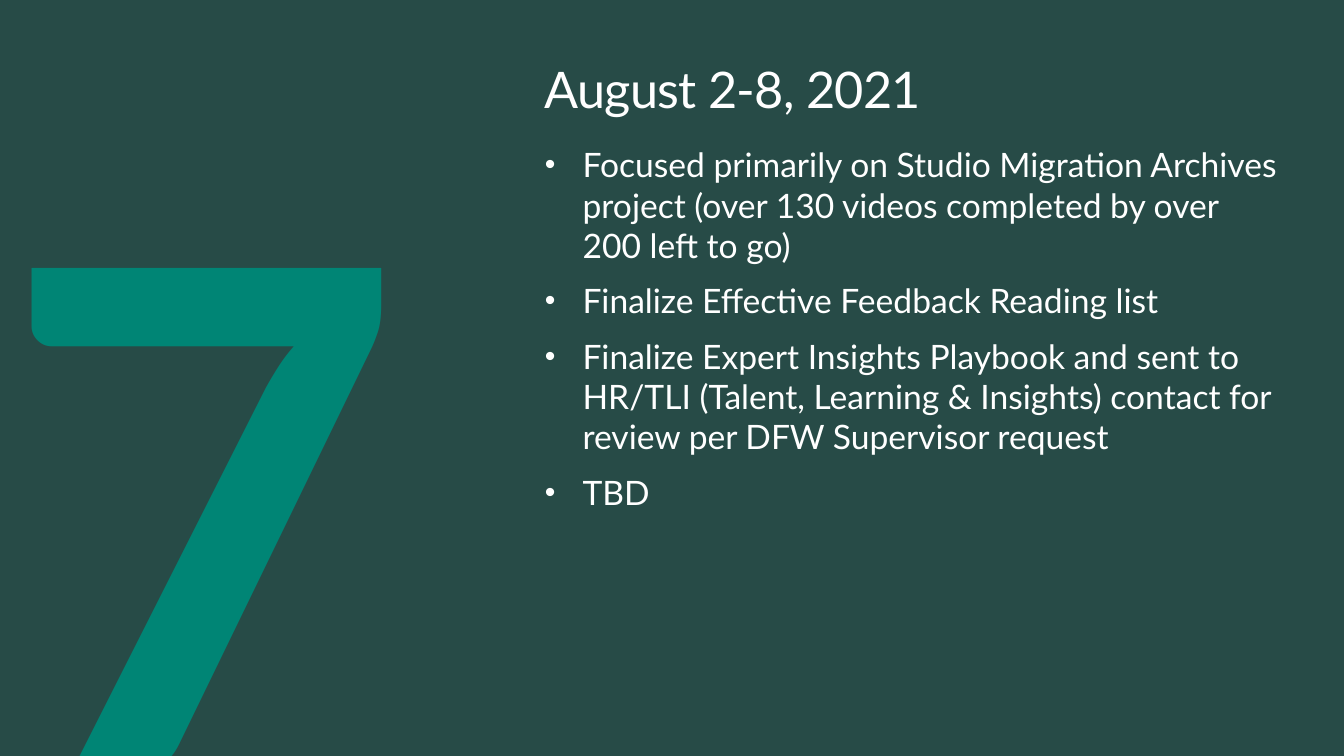
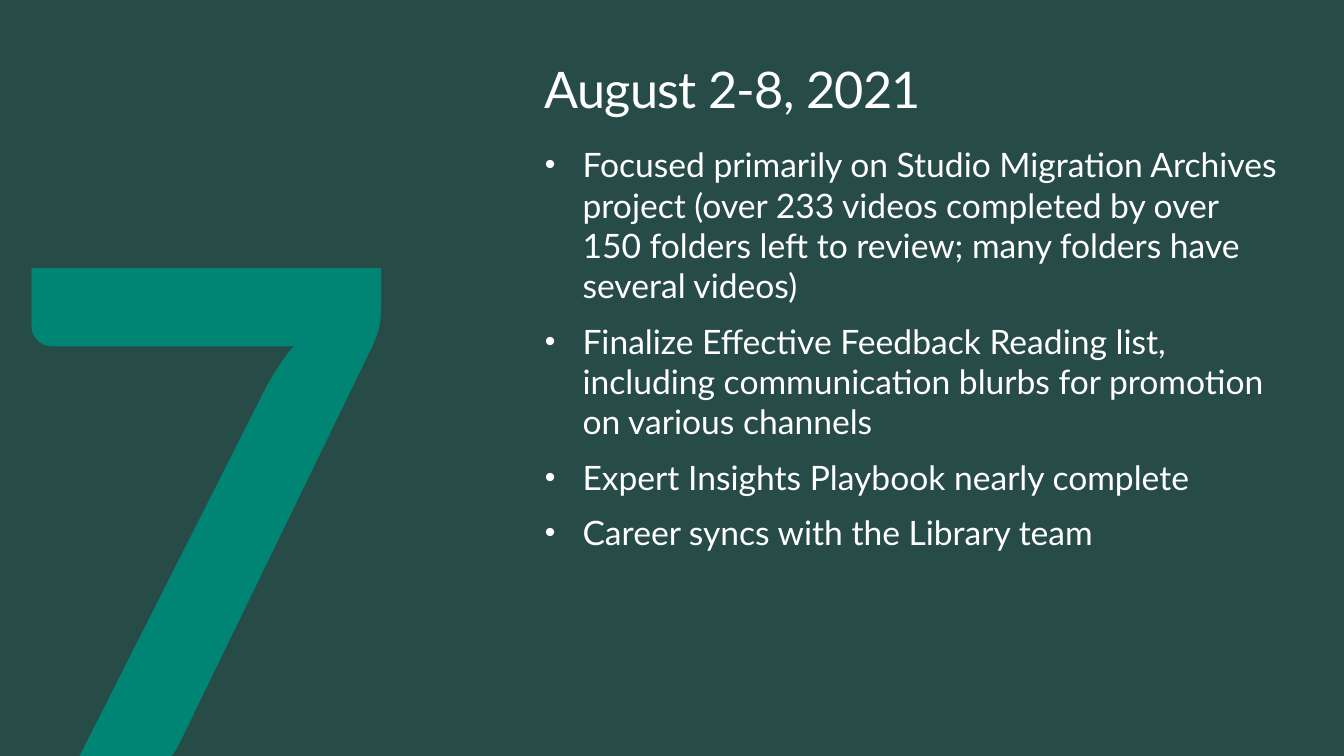
Before and after one commit to ewhinihan/dfw_mslibrary, a slide deck: slide 16 of DFW_MSLibraryArchives_WeeklyLearnings.pptx. Drawn at 1344x756 pixels with LibreOffice and Linux fonts; fonts in the diff are those of the drawing; background and template pictures are left out. Boxes give left, top, right and bottom in pixels: in the first picture for what was removed or moved away, otherwise in the second. Text is boxed around its words. In the diff, an @@ line names an element or a change of style, - is before the commit and + after.

```diff
--- a/DFW_MSLibraryArchives_WeeklyLearnings.pptx
+++ b/DFW_MSLibraryArchives_WeeklyLearnings.pptx
@@ text at (583,152,1276,551): text changed @@
-• Focused primarily on Studio Migration Archives project (over 130 videos completed by over 200 left to go)
-• Finalize Effective Feedback Reading list
-• Finalize Expert Insights Playbook and sent to HR/TLI (Talent, Learning & Insights) contact for review per DFW Supervisor request
-• TBD
+• Focused primarily on Studio Migration Archives project (over 233 videos completed by over 150 folders left to review; many folders have several videos)
+• Finalize Effective Feedback Reading list, including communication blurbs for promotion on various channels
+• Expert Insights Playbook nearly complete
+• Career syncs with the Library team
```
Also in this commit, not shown: 1 other slide changed, 1 slide added, 11 slides removed.
